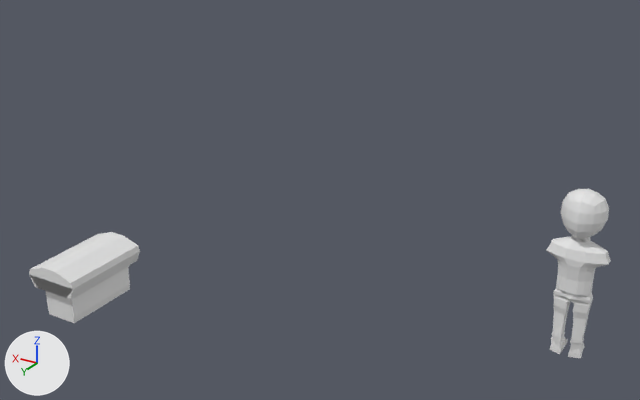
Before and after pictures for a commit that changed the Blender file BlenderStuff/Items/3DCharacterModel.blend.
One viewpoint serves both versions: a 50 mm camera at (-15.31, 14.07, 10.89) aimed at (-4.6, -3.79, 1.96). The lights are fixed; the arrows at lower left show +X, +Y and +Z.

In view in the first picture: 'Body', 'CharacterTest1'.
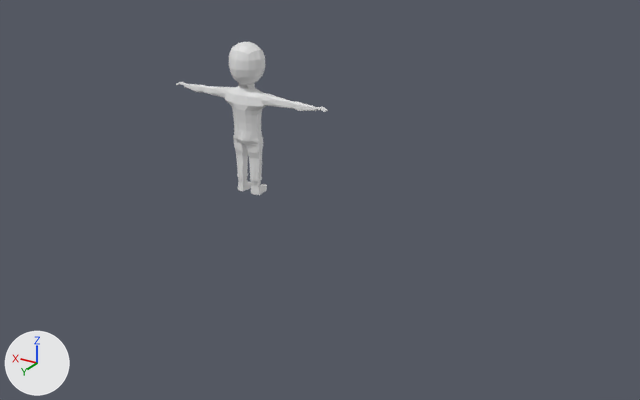
Location of each change, [x1, y1, x2, y2] in pixels of the pictures (640 x 400 px):
'CharacterTest1', reshaped, moved (132% wider, 9% shorter)
    before: [546, 189, 611, 358]
    after: [176, 42, 328, 195]
'Body', deleted
    before: [29, 232, 140, 323]
part 1 of me_cube, built on
    before: [546, 235, 611, 358]
    after: [176, 82, 328, 195]

The change in detail:
me_cube is used by ob_charactertest1; location (-10.45, -7.07, 0.0).
me_cube had 198 vertices, 181 faces and spanned x 0.0..0.81, y -0.53..0.54, z -2.47..2.33.
me_cube now has 334 vertices, 317 faces and spans x 0.0..2.75, y -0.53..0.54, z -2.47..2.33.
Part 1, on me_cube:
28 vertices are removed from x 0.0..0.81, y -0.49..0.33, z -2.47..0.75.
98 faces are deleted.
28 vertices move from x 0.0..0.75, y -0.29..0.33, z -2.35..0.63 to x 0.0..0.63, y -0.23..0.31, z -2.35..0.63.
149 vertices are added at x 0.0..2.75, y -0.49..0.37, z -2.47..0.95.
5 new vertices lie (0.0, -0.08, 0.0) away from vertices in x 0.13..0.49, y -0.05..0.23, z -2.0..0.85.
5 new vertices lie (0.0, 0.11, 0.0) away from vertices in x 0.44..0.49, y -0.09..-0.07, z -0.82..0.32.
5 new vertices lie (0.0, 0.05, 0.0) away from vertices in x 2.35..2.59, y -0.23..-0.04, z 0.57..0.68.
234 new faces join them.
Object 'CharacterTest1' (ob_charactertest1) moves from (-10.45, -7.07, 0.0) to (-0.06, -7.07, 2.52).
Object 'Body' (ob_body) is deleted.
